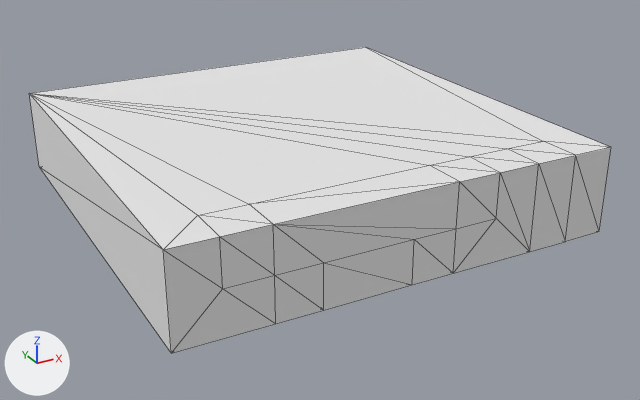
The OBJ model Game/Assets/Models/platform.obj: old version first, new version second.
Both versions are drawn from a 50 mm lens placed at (-9.01, -17.61, 8.57), pointed at (0.32, -0.63, 0.09). The axes (+X, +Y, +Z) are drawn at lower left. The lights are the same throughout. Mesh edges are drawn as thin lines. Where no turn or scale is listed for an object, it has been applied to the vertices.

Objects in the first picture: 'platform'.
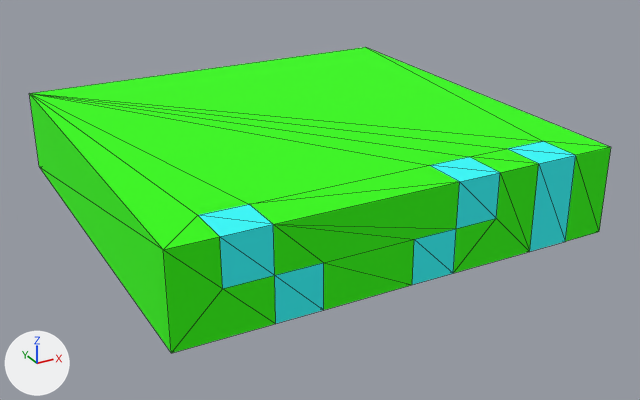
Location of each change, [x1, y1, x2, y2] in pixels of the pictures (640 x 400 px):
'platform', surface changed (white to green)
    both: [29, 47, 611, 353]

Patch to the scene script:
```diff
--- a/Game/Assets/Models/platform.obj.py
+++ b/Game/Assets/Models/platform.obj.py
@@ img_platform_png @@
+img_platform_png = load_image('platform.png', 'platform.png', 256, 1, 'sRGB')
@@ mat_palette @@
 mat_palette = principled_material('palette')
-mat_palette.base_color = (0.8, 0.8, 0.8)  # white #e7e7e7
+mat_palette.texture = img_platform_png
 mat_palette.roughness = 1.0
```
